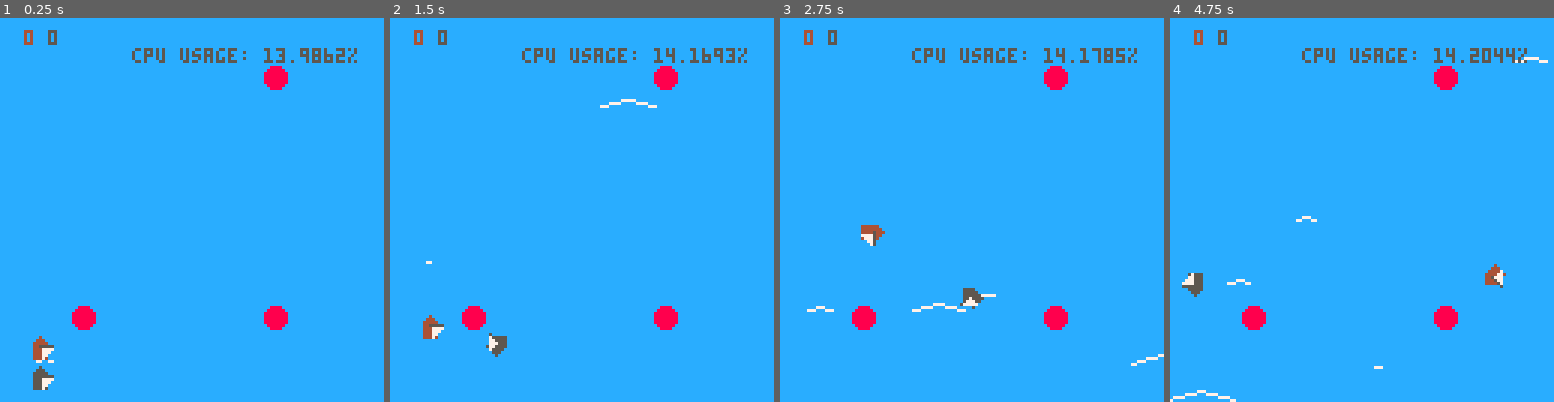
Above: before the commit, frames 1-4 (left to right).
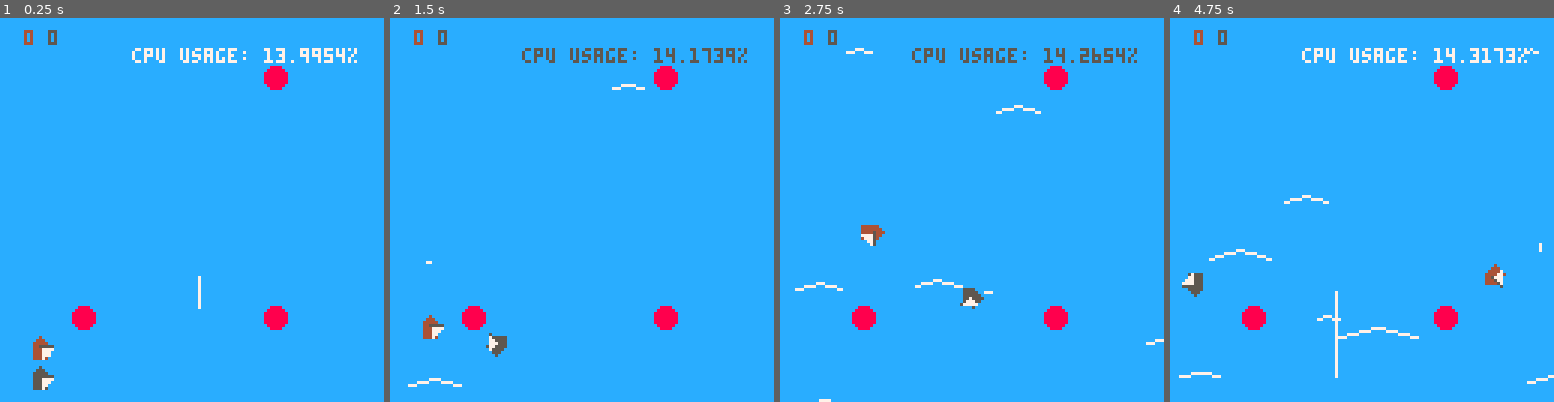
Above: after the commit, the same moments.

Repository: frojo/pico8
Game: PICO-8 cartridge carts/sail.p8
Two runs of this game, one before a commit and one after it. Both use one fixed random seed, a clock stepped at 60 frames per second and the inputs below.
Inputs:
- Up to frame 1 (0.25 s): no input
- Up to frame 2 (1.5 s): tap X (X key) at 0.33, 1.07 s; tap O (Z key) at 0.7 s
- Up to frame 3 (2.75 s): hold Right 1.6-2.1 s; tap O (Z key) at 1.7, 2.1, 2.5 s; tap X (X key) at 1.85 s; hold Right from 2.47 s (still down)
- Up to frame 4 (4.75 s): tap O (Z key) every 0.4 s from 2.9 to 4.5 s; tap X (X key) at 2.97, 4.08 s; release Right at 3.03 s; hold Left 3.08-3.58 s; hold Right 4.02-4.68 s

The runs differ from the first frame. In frame 1, 1.0% of the frame differs, in the area x 9-93%, y 7-90%; in frame 2, 0.4%; in frame 3, 0.8%; in frame 4, 2.0%, in the area x 0-100%, y 7-100%.

Commit message:
re enable wind lines

Diff:
--- a/carts/sail.p8
+++ b/carts/sail.p8
@@ -34,7 +34,7 @@
 
 	-- wind lines try 2
 	wlines = {}
-	wline_speed = 4
+	wline_speed = 2
 	wline_freq = 1
 
 	waves = {}
@@ -61,8 +61,8 @@
 function _draw()
 	cls()
 	draw_water()
+	draw_waves()
 	draw_marks()
-	draw_waves()
 	for player in all(players) do
 		draw_player(player)
 		draw_points(player)
